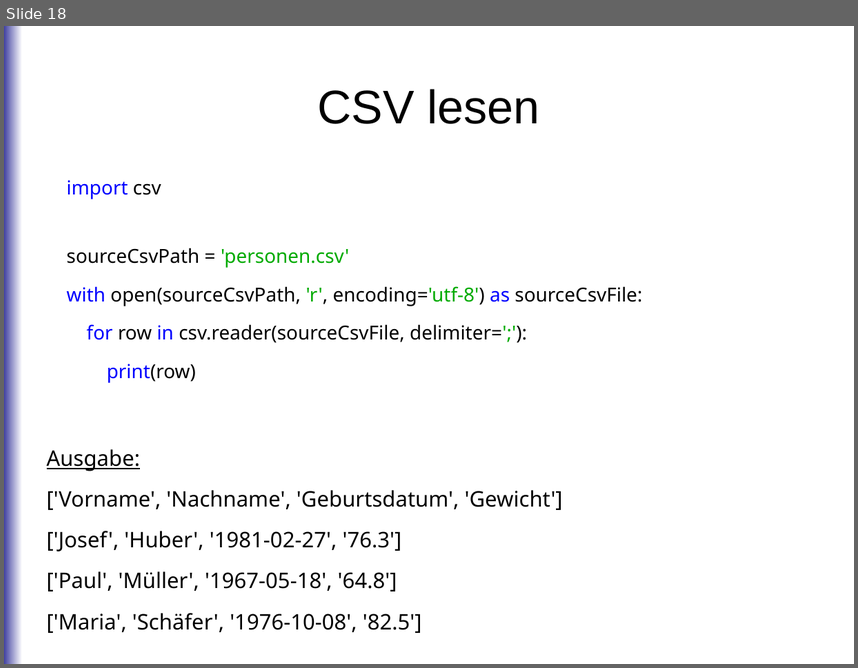
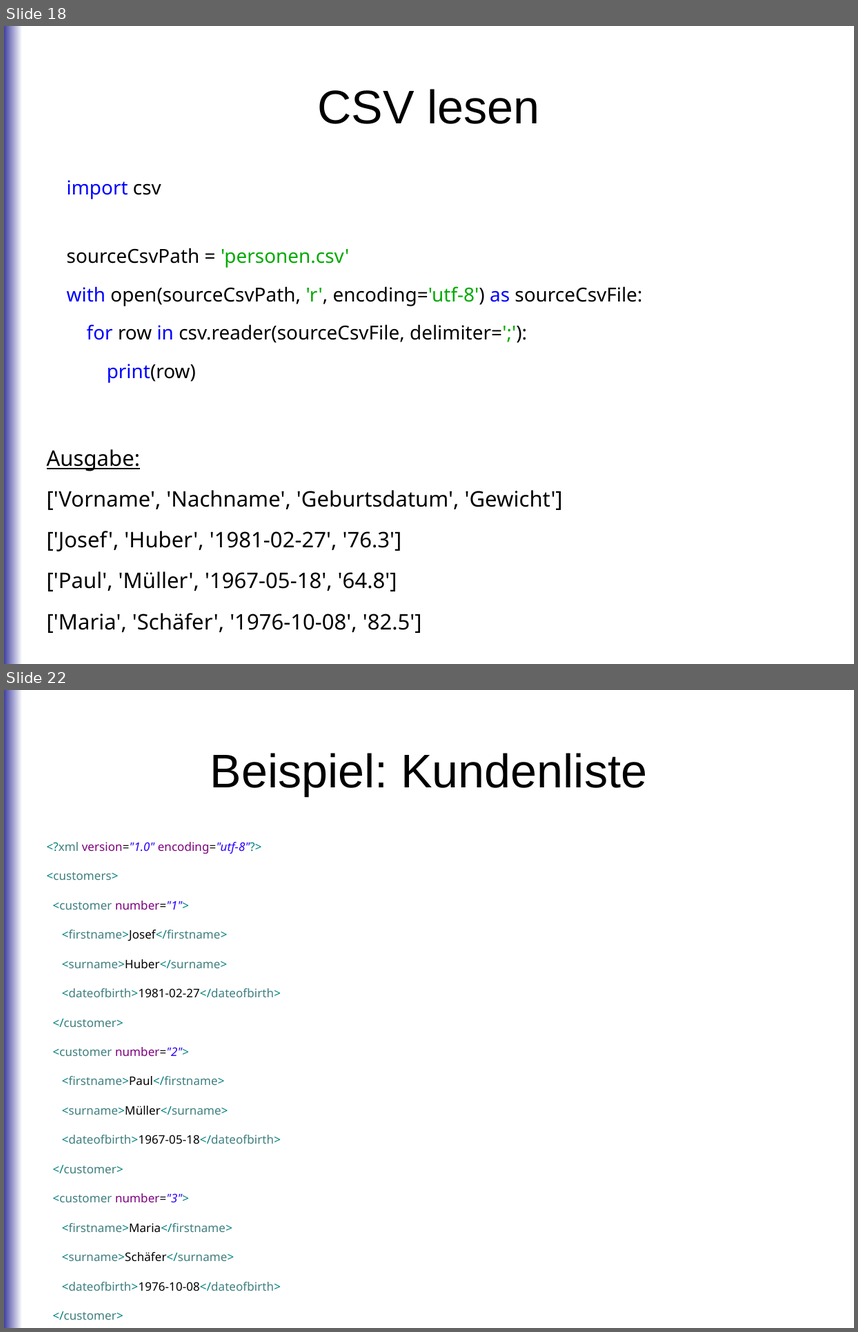
Before and after one commit to roskakori/talks, a slide deck: pygraz/readwrite/Daten schreiben und lesen mit Python.odp. Shown one above the other, each under a label of ours: slide 18 before the commit, slides 18 and 22 after it; the slides between them are not shown. The pictures are 858x668 and 858x1332 pixels, drawn with LibreOffice and Linux fonts; fonts in the diff are those of the drawing. Boxes give left, top, right and bottom in pixels: in the first picture for what was removed or moved away, otherwise in the second. Text is boxed around its words. In the diff, an @@ line names an element or a change of style, - is before the commit and + after.

```diff
--- a/pygraz/readwrite/Daten schreiben und lesen mit Python.odp
+++ b/pygraz/readwrite/Daten schreiben und lesen mit Python.odp
@@ slide 22 added at box(4, 690, 854, 1328), background #FFFFFF; not listed: 1 template element that a slide beside it also shows @@
@@ title added at box(210, 753, 647, 796), 44 pt, text #000000 @@
+Beispiel: Kundenliste
@@ text added at box(47, 842, 281, 1319), 11 pt, text #3F7F7F @@
+<?xml version="1.0" encoding="utf-8"?>
+<customers>
+<customer number="1">
+<firstname>Josef</firstname>
+<surname>Huber</surname>
+<dateofbirth>1981-02-27</dateofbirth>
+</customer>
+<customer number="2">
+<firstname>Paul</firstname>
+<surname>Müller</surname>
+<dateofbirth>1967-05-18</dateofbirth>
+</customer>
+<customer number="3">
+<firstname>Maria</firstname>
+<surname>Schäfer</surname>
+<dateofbirth>1976-10-08</dateofbirth>
+</customer>
+</customers>
```
Also in this commit, not shown: 27 other slides added, 1 other file.
